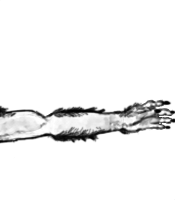
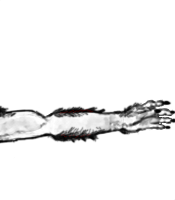
Layers edited between the first and the second 175 x 200 image:
renamed "Calque 6" to "Calque 7", painted on it over box(59, 109, 94, 138)
